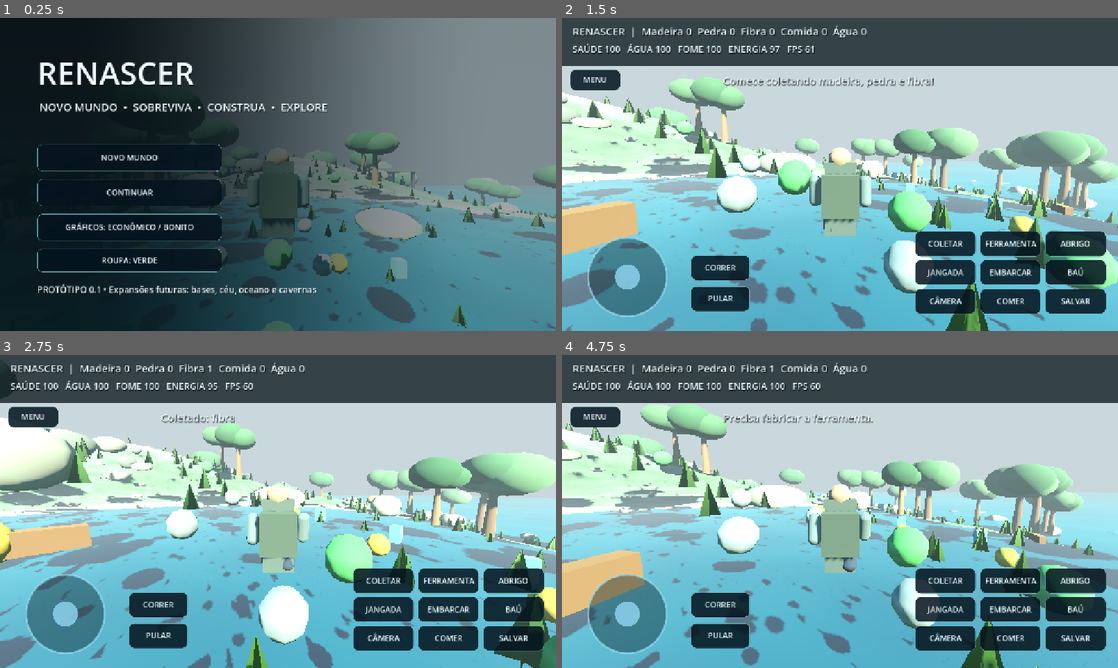
Above: before the commit, frames 1-4 (two rows, left to right).
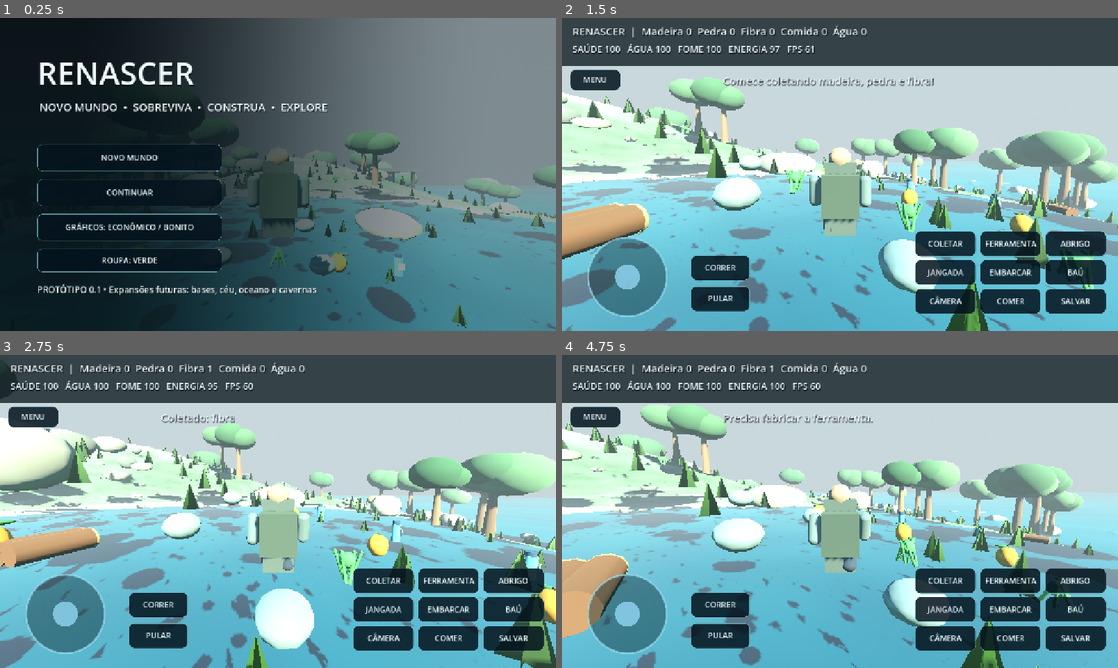
Above: after the commit, the same moments.

Repository: ronaldweker-prog/game
Game: Godot game, scene res://scenes/main.tscn
Two runs of this game, one before a commit and one after it. Both use one fixed random seed, a clock stepped at 60 frames per second and the inputs below.
Inputs (mouse positions are in pixels of both pictures, inside the frame that each line leads up to):
- Up to frame 1 (0.25 s): no input
- Up to frame 2 (1.5 s): click "NOVO MUNDO" at 0.5 s; tap Enter at 1.25 s; move the mouse to (867, 174) at 1.27 s; hold W from 1.28 s (still down); hold Shift from 1.28 s (still down); click (867, 174) at 1.42 s
- Up to frame 3 (2.75 s): keep holding W; tap Space at 1.52, 2.27 s; move the mouse to (250, 511) at 2.02 s; release Shift at 2.03 s; tap E at 2.1 s
- Up to frame 4 (4.75 s): keep holding W; move the mouse to (851, 505) at 2.77 s; tap F at 2.85 s; move the mouse to (834, 517) at 3.52 s; tap B at 3.6 s; click (834, 517) at 3.67 s; tap Space at 3.77, 4.52 s; move the mouse to (878, 514) at 4.27 s; tap R at 4.35 s

The runs differ from the first frame. In frame 1, 0.6% of the frame differs, in the area x 38-99%, y 48-100%; in frame 2, 4.2%; in frame 3, 4.3%; in frame 4, 4.7%, in the area x 0-96%, y 30-100%.

Commit message:
Substituir esferas e cubos de coleta por recursos 3D animados e identificáveis

Diff:
--- a/scripts/Main.gd
+++ b/scripts/Main.gd
@@ -9,6 +9,7 @@
 const VISUAL_WORLD = preload("res://scripts/VisualWorld.gd")
 const UI_SKIN = preload("res://scripts/UISkin.gd")
 const CHARACTER_MOTION = preload("res://scripts/CharacterMotion.gd")
+const RESOURCE_VISUAL = preload("res://scripts/ResourceVisual.gd")
 var game_config: Dictionary = {}
 var playing := false
 var player: CharacterBody3D
@@ -162,16 +163,11 @@
 			x = float((i % 5) * 2 - 4)
 			z = 22.0 + float(int(i / 5) * 3)
 		var kind: String = kinds[i % kinds.size()]
-		var n := Node3D.new()
+		var n: Node3D = RESOURCE_VISUAL.new()
 		n.name = "recurso_%d" % i
 		n.position = Vector3(x,_height(x,z),z)
+		n.call("configure",kind)
 		world_root.add_child(n)
-		match kind:
-			"madeira": _cube(n,Vector3(0,0.25,0),Vector3(0.9,0.35,0.3),Color("866344"))
-			"pedra": _ball(n,Vector3(0,0.25,0),0.35,Color("909a98"))
-			"fibra": _ball(n,Vector3(0,0.45,0),0.5,Color("55a360"))
-			"comida": _ball(n,Vector3(0,0.3,0),0.32,Color("c5a349"))
-			"agua": _cube(n,Vector3(0,0.3,0),Vector3(0.34,0.6,0.34),Color("69b8da"))
 		pickups.append({"id":i,"kind":kind,"node":n})
 
 func _make_player() -> void:
